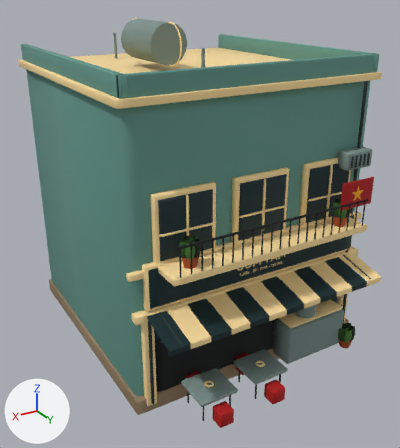
What one commit did to the FBX model Assets/PhoViet/Art/Streets/PV_StreetShop08.fbx.
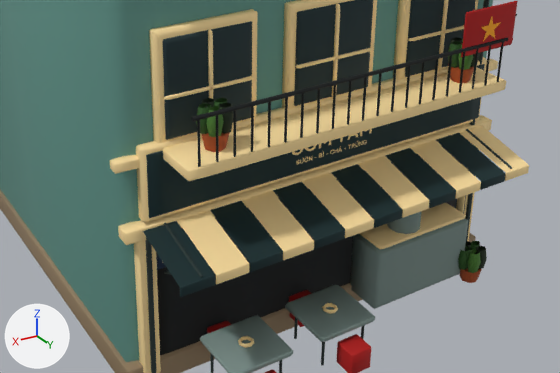
Each version appears first whole from a camera (50 mm lens) standing at (8.59, 15.13, 10.82) and looking at (0.28, 1.27, 3.9), and next in a close-up on the part from 15% to 100% of the width and 39% to 90% of the height. Lighting does not change. The marker at lower left points along +X, +Y and +Z. The last two pictures show the newer version. Objects named as collision shapes, trigger or cutter boxes, shadow casters or lower levels of detail are left out. Where no turn or scale is listed for an object, it has been applied to the vertices. Vertices at exactly the same position are counted once.

Before the edit, the objects in view are built like this:
```python
me_pv_streetshop08_lod0_003 = bpy.data.meshes.new('PV_StreetShop08_LOD0.003')
me_pv_streetshop08_lod0_003.from_pydata(...)  # 5238 vertices, 4038 faces; spans x -4.03..4.03, y -4.05..5.86, z 0.0..9.94
me_pv_streetshop08_lod0_003.materials.append(mat_pv_streetatlas_001)  # picture img_pv_streetpalette_png
ob_pv_streetshop08_lod0 = bpy.data.objects.new('PV_StreetShop08_LOD0', me_pv_streetshop08_lod0_003)
ob_pv_streetshop08_lod0.location = (0.0, 0.0, 0.0)
```
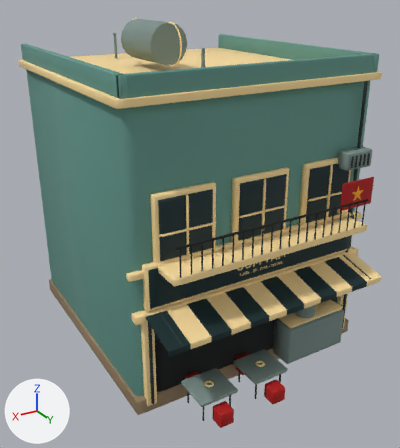
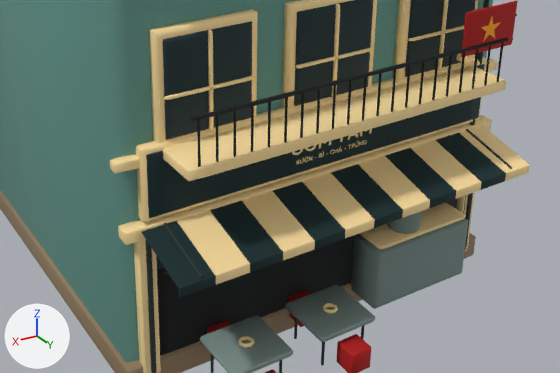
Pixel boxes (x1, y1, x2, y2) of what changed, in the close-ups (560 x 373 px; the box of a moved part takes in the faces that stretch with it):
'PV_StreetShop08_LOD0', reshaped: before (0, 0, 529, 373); after (0, 0, 530, 373)
part 1 of me_pv_streetshop08_lod0_003, deleted: before (196, 37, 487, 283)
part 2 of me_pv_streetshop08_lod0_003, moved or reshaped: before (143, 125, 529, 297); after (142, 125, 530, 297)

What changed in the scene script:
```text
Change me_pv_streetshop08_lod0_003:
    used by ob_pv_streetshop08_lod0; location = (0.0, 0.0, 0.0)
    remove me_pv_streetshop08_lod0_003.from_pydata(...)  # 5238 vertices, 4038 faces; spans x -4.03..4.03, y -4.05..5.86, z 0.0..9.94
    add me_pv_streetshop08_lod0_003.from_pydata(...)  # 4938 vertices, 3888 faces; spans x -4.03..4.03, y -4.05..5.86, z 0.0..9.94
    me_pv_streetshop08_lod0_003 part 1: 18 loose pieces with 318 vertices, spanning x -3.29..2.81, y 4.24..5.05, z 0.24..5.16, are deleted
    me_pv_streetshop08_lod0_003 part 2: 72 vertices moved from x -3.04..3.04, y 5.33..5.37, z 2.67..2.83 to x -3.02..3.02, y 5.33..5.37, z 2.67..2.83; 568 vertices removed from x -3.59..3.59, y 4.1..5.37, z 2.66..3.13; 616 vertices added at x -3.61..3.61, y 4.1..5.37, z 2.66..3.13
    other edits to the shape of me_pv_streetshop08_lod0_003 do not show in these pictures
```
